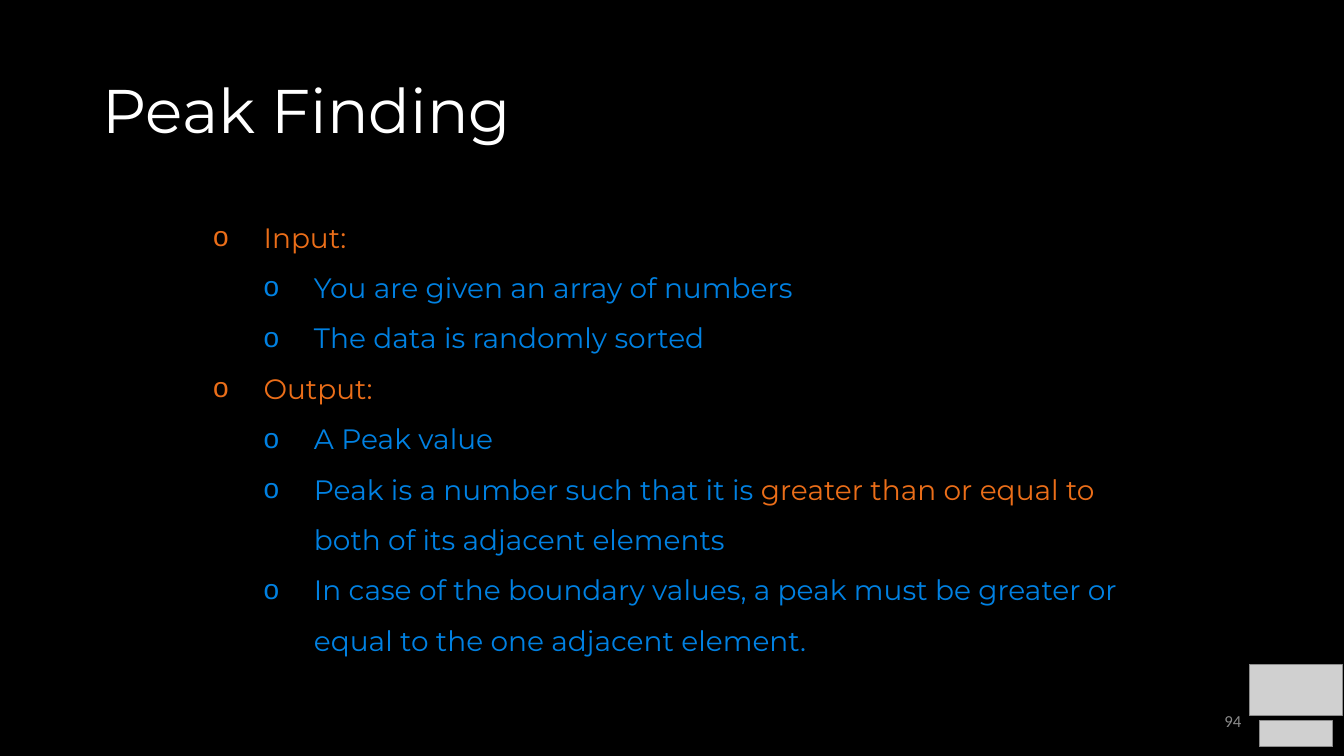
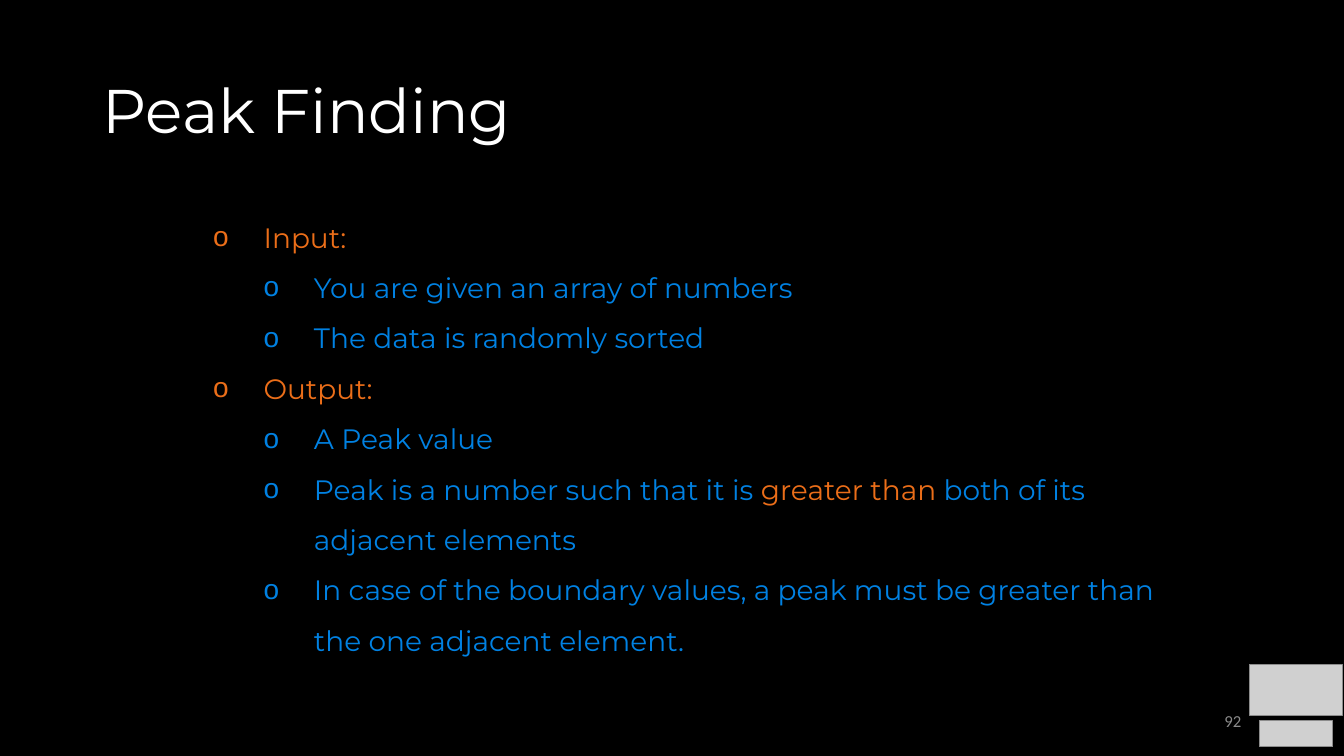
Before and after one commit to COP3530/Instructional-Content, a slide deck: slide 92 of Slides-PPT/1 - Algorithmic Analysis.pptx (slide 94 before the commit). Drawn at 1344x756 pixels with LibreOffice and Linux fonts; fonts in the diff are those of the drawing; grey boxes stand for pictures. Boxes give left, top, right and bottom in pixels: in the first picture for what was removed or moved away, otherwise in the second. Text is boxed around its words. In the diff, an @@ line names an element or a change of style, - is before the commit and + after.

```diff
--- a/Slides-PPT/1 - Algorithmic Analysis.pptx
+++ b/Slides-PPT/1 - Algorithmic Analysis.pptx
@@ text at bbox=[314, 479, 1154, 657]: text changed @@
-    o Peak is a number such that it is greater than or equal to both of its adjacent elements
-    o In case of the boundary values, a peak must be greater or equal to the one adjacent element.
+    o Peak is a number such that it is greater than both of its adjacent elements
+    o In case of the boundary values, a peak must be greater than the one adjacent element.
@@ page number at bbox=[1224, 716, 1241, 727]: text changed @@
-94
+92
```
Also in this commit, not shown: 7 other slides changed, 1 slide removed, 1 other file.
